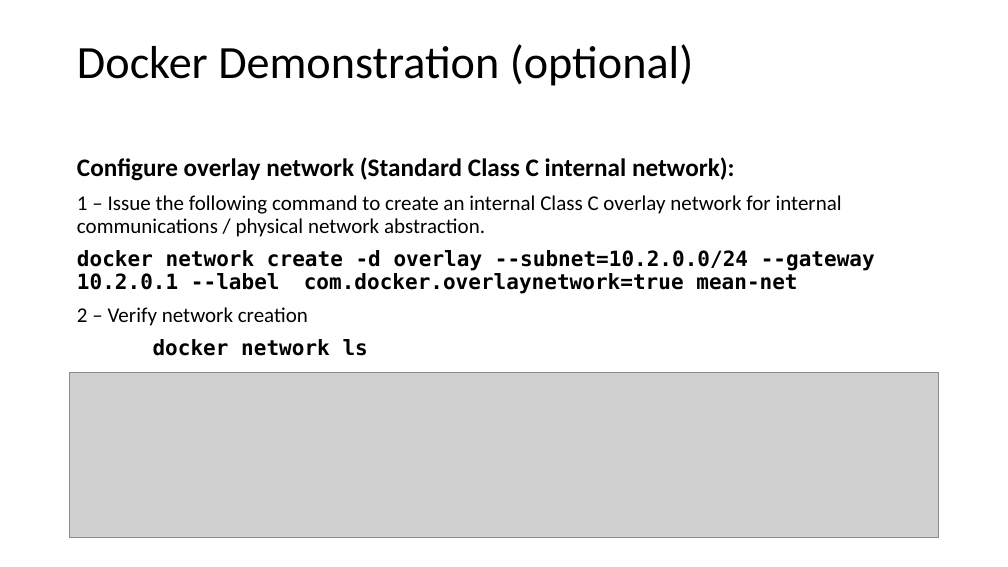
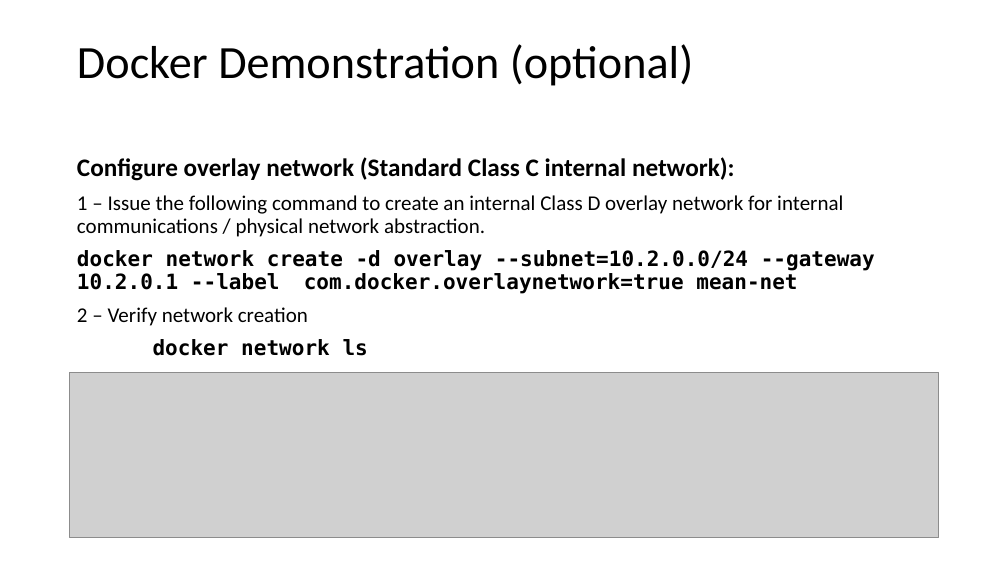
Before and after one commit to jhuopensource/meandemo, a slide deck: slide 23 of Containerization.pptx. Drawn at 1008x567 pixels with LibreOffice and Linux fonts; fonts in the diff are those of the drawing; grey boxes stand for pictures. Boxes give left, top, right and bottom in pixels: in the first picture for what was removed or moved away, otherwise in the second. Text is boxed around its words. In the diff, an @@ line names an element or a change of style, - is before the commit and + after.

Commit message:
Command formatting preparation and slide updates

```diff
--- a/Containerization.pptx
+++ b/Containerization.pptx
@@ text at box(77, 195, 843, 237): text changed @@
-1 – Issue the following command to create an internal Class C overlay network for internal communications / physical network abstraction.
+1 – Issue the following command to create an internal Class D overlay network for internal communications / physical network abstraction.
```
Also in this commit, not shown: 2 slides added, 1 slide removed, 1 other file.
